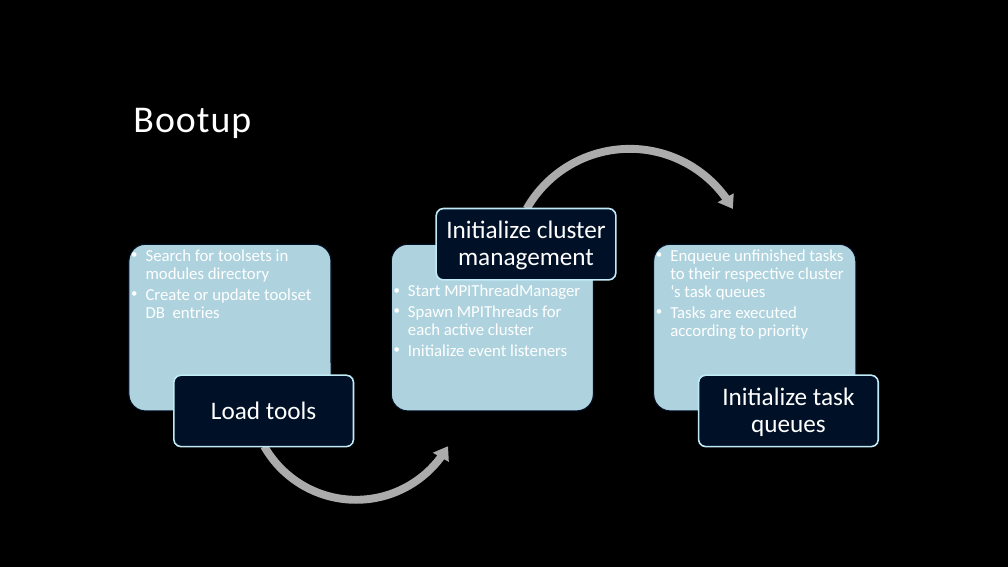
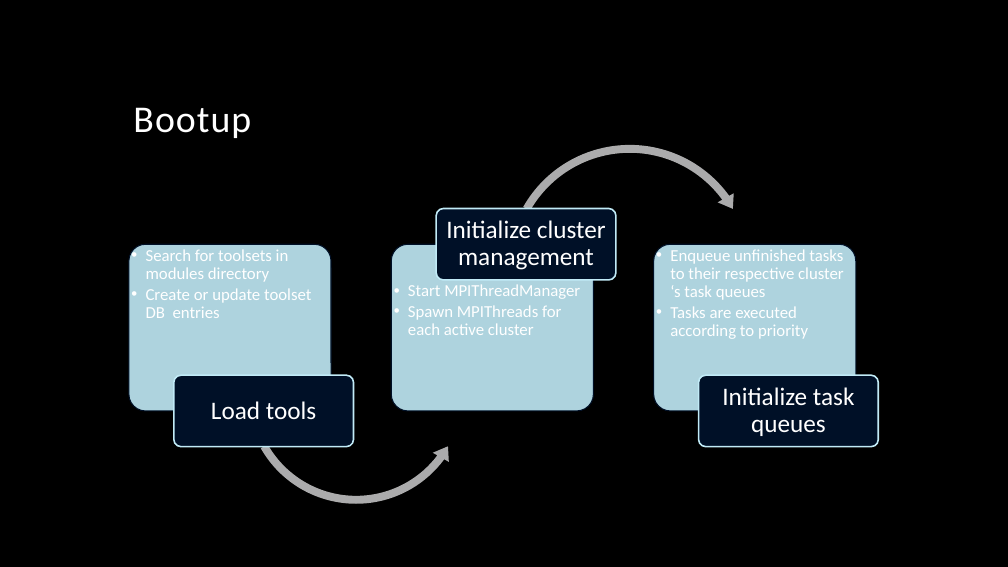
Before and after one commit to vincentpaul12/SkyLab-Files, a slide deck: slide 7 of pcsc_skylab.pptx (slide 8 before the commit). Drawn at 1008x567 pixels with LibreOffice and Linux fonts; fonts in the diff are those of the drawing; background and template pictures are left out. Boxes give left, top, right and bottom in pixels: in the first picture for what was removed or moved away, otherwise in the second. Text is boxed around its words. In the diff, an @@ line names an element or a change of style, - is before the commit and + after.

```diff
--- a/pcsc_skylab.pptx
+++ b/pcsc_skylab.pptx
@@ text at bbox=[408, 344, 567, 356]: paragraph removed @@
-  •• Initialize event listeners
```
Also in this commit, not shown: 10 other slides changed, 1 slide added, 2 slides removed.
